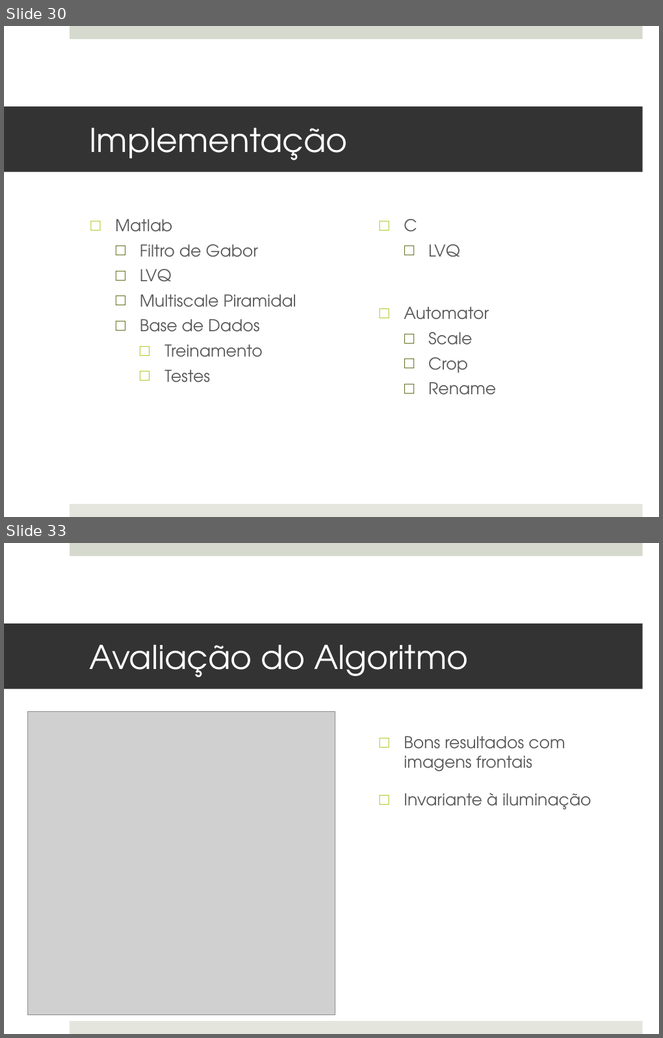
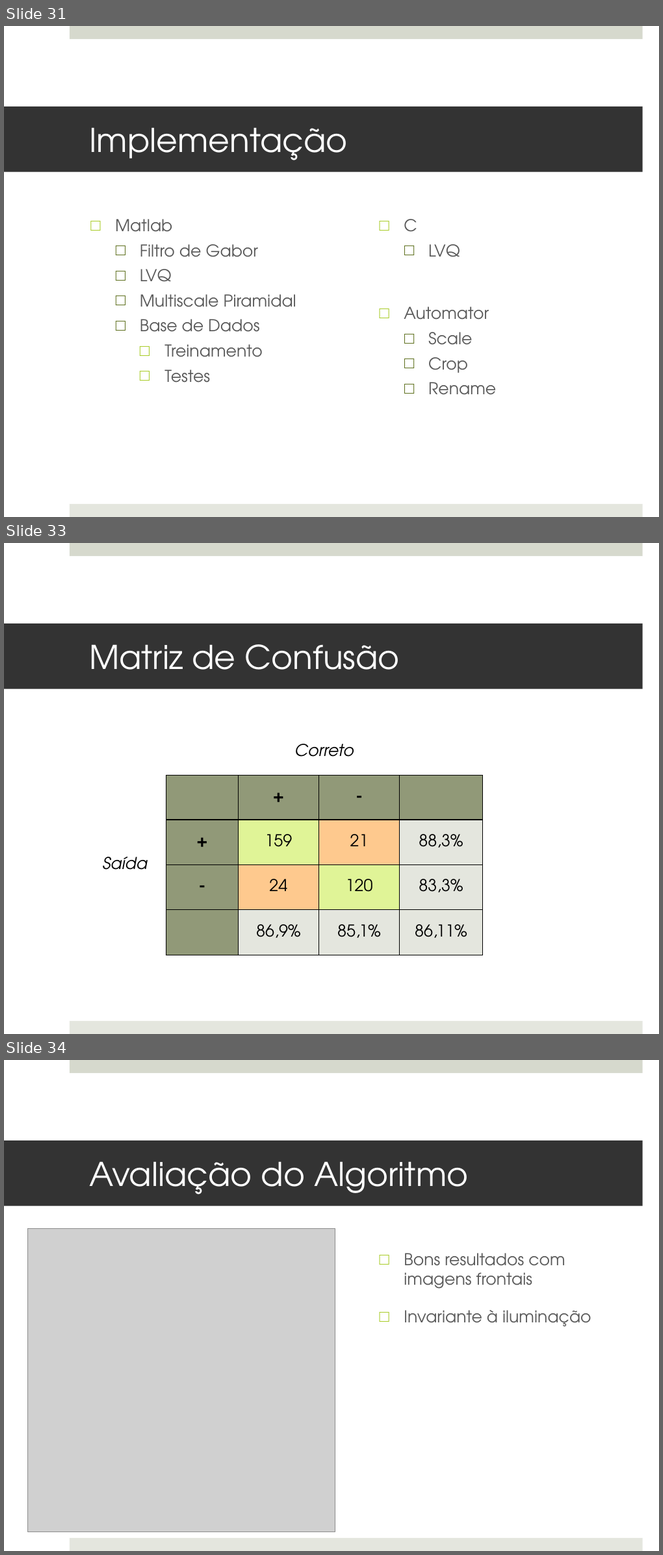
Before and after one commit to MarioBajr/Redes-Neurais, a slide deck: projeto PI.pptx. Shown one above the other, each under a label of ours: slides 30 and 33 before the commit, slides 31, 33 and 34 after it; the slides between them are not shown. The pictures are 663x1038 and 663x1555 pixels, drawn with LibreOffice and Linux fonts; fonts in the diff are those of the drawing; grey boxes stand for pictures. Boxes give left, top, right and bottom in pixels: in the first picture for what was removed or moved away, otherwise in the second. Text is boxed around its words. In the diff, an @@ line names an element or a change of style, - is before the commit and + after.

```diff
--- a/projeto PI.pptx
+++ b/projeto PI.pptx
@@ slide 33 added at (4, 543, 659, 1034), background #FFFFFF; not listed: 2 template elements that a slide beside it also shows @@
@@ title added at (4, 624, 643, 689), fill #333333, 36 pt, text #FFFFFF @@
+Matriz de Confusão
@@ table added at (84, 729, 483, 955), 5 rows, 5 columns @@
+ | Correto |  |  | 
+Saída |  | + | - | 
+ | + | 159 | 21 | 88,3%
+ | - | 24 | 120 | 83,3%
+ |  | 86,9% | 85,1% | 86,11%
@@ what was slide 30 is now slide 31 @@
@@ what was slide 33 is now slide 34 @@
```
Also in this commit, not shown: 4 slides changed, 1 other slide added, 1 slide removed.
